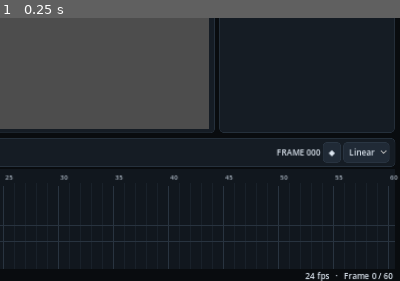
Above: before the commit, frame 1.
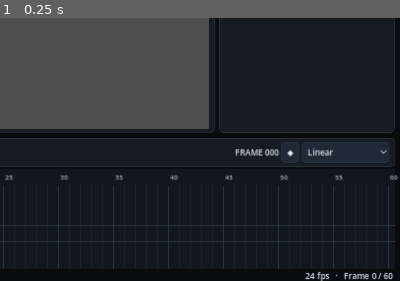
Above: after the commit, the same moment.

Repository: Onnevan/Kabuki
Game: Godot game, scene res://editor/main.tscn
The game is run twice, just before and just after one commit, with the same random seed, the same clock (stepped at 60 frames per second) and the same inputs.
Inputs:
- Up to frame 1 (0.25 s): no input
The pictures show only the part of the screen within x 50-100%, y 50-100%; the shares and areas given below are measured in that part.

The runs differ from the first frame. In frame 1, 0.7% of the frame differs, in the area x 58-94%, y 47-56%.
Error before the commit: Invalid assignment of property or key 'text' with value of type 'String' on a base object of type 'null instance'. (res://editor/main.gd:268)
Error after the commit: Invalid assignment of property or key 'text' with value of type 'String' on a base object of type 'null instance'. (res://editor/main.gd:272)

Commit message:
Expose full interpolation list in timeline quick control

Diff:
--- a/editor/main.gd
+++ b/editor/main.gd
@@ -39,7 +39,9 @@
 	ProjectStore.key_changed.connect(timeline.refresh_keys)
 	timeline.key_selected.connect(_on_timeline_key_selected)
 	timeline.key_deselected.connect(_on_timeline_key_deselected)
-	interpolation.add_item("Hold"); interpolation.add_item("Linear"); interpolation.add_item("Ease"); interpolation.select(1)
+	for label in ["Constant", "Linear", "Bezier", "Quadratic In", "Quadratic Out", "Quadratic In-Out", "Cubic In-Out", "Back", "Bounce", "Elastic"]:
+		interpolation.add_item(label)
+	interpolation.select(1)
 	camera_rig.setup(camera)
 	gizmo.set_mode(active_tool)
 	_setup_workspace_tabs()
@@ -100,7 +102,9 @@
 func _on_duplicate_pressed() -> void:
 	status.text = "Duplicate is reserved for the next pass"
 
-func _interp_name() -> String: return ["hold","linear","ease"][interpolation.selected]
+func _interp_name() -> String:
+	var modes: Array[String] = ["constant","linear","bezier","quadratic_in","quadratic_out","quadratic_in_out","cubic_in_out","back","bounce","elastic"]
+	return modes[clampi(interpolation.selected, 0, modes.size() - 1)]
 
 func _on_interpolation_item_selected(_index: int) -> void:
 	timeline.set_selected_interpolation(_interp_name())
